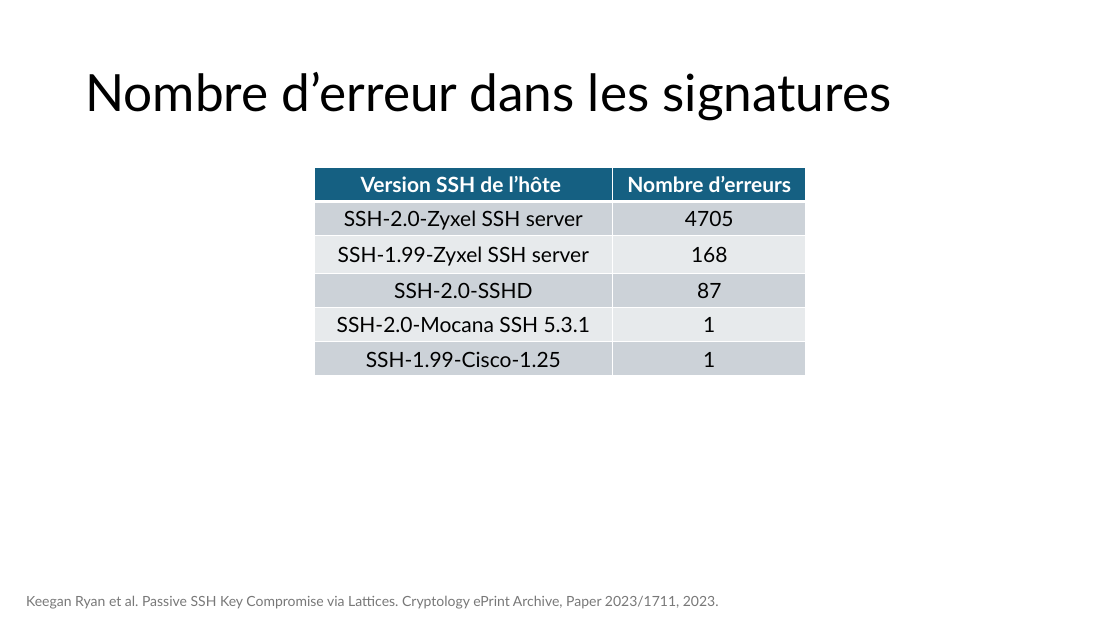
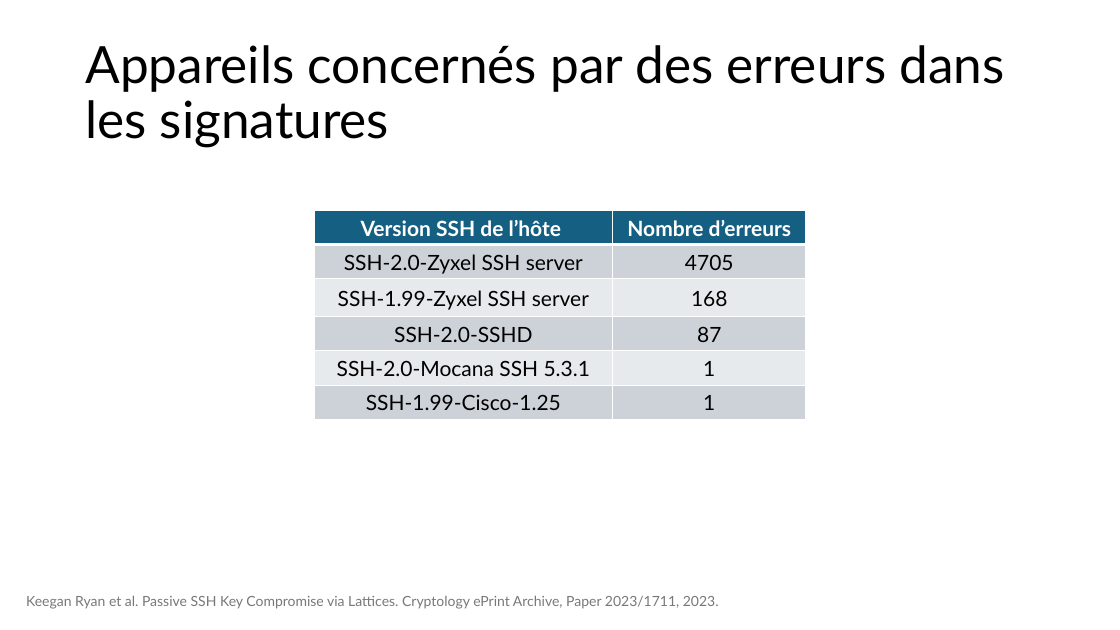
Before and after one commit to JustinFerrara14/SSE, a slide deck: slide 6 of SSELaticeAttackFerrara.pptx. Drawn at 1120x630 pixels with LibreOffice and Linux fonts; fonts in the diff are those of the drawing. Boxes give left, top, right and bottom in pixels: in the first picture for what was removed or moved away, otherwise in the second. Text is boxed around its words. In the diff, an @@ line names an element or a change of style, - is before the commit and + after.

```diff
--- a/SSELaticeAttackFerrara.pptx
+++ b/SSELaticeAttackFerrara.pptx
@@ title at [85, 45, 1005, 148]: text changed @@
-Nombre d’erreur dans les signatures
+Appareils concernés par des erreurs dans les signatures
@@ table: place and size @@
-table at [314, 168, 806, 376]
+table at [314, 211, 806, 419]
```
Also in this commit, not shown: 17 other slides changed, 1 slide removed, 4 other files.
